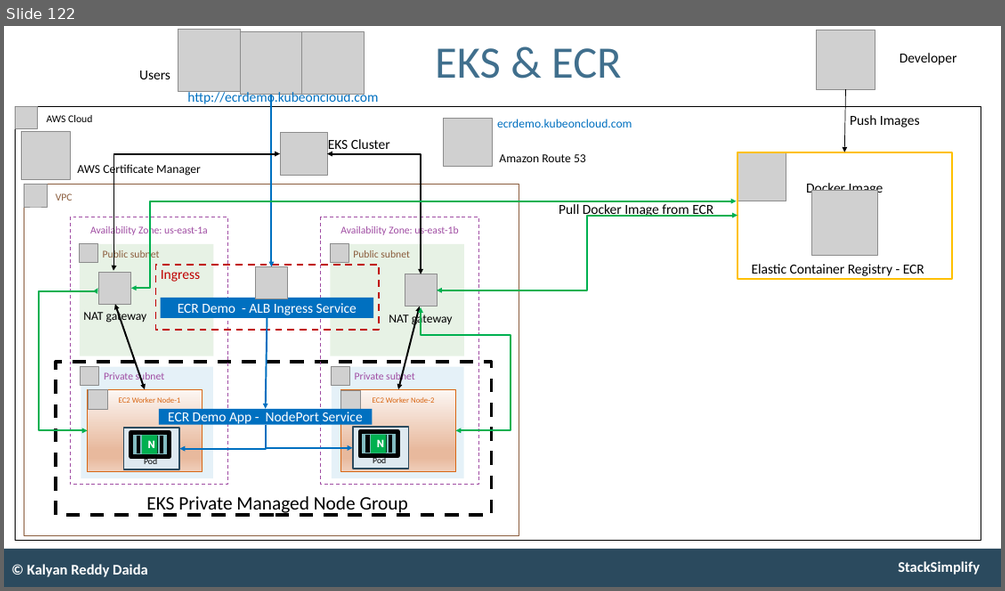
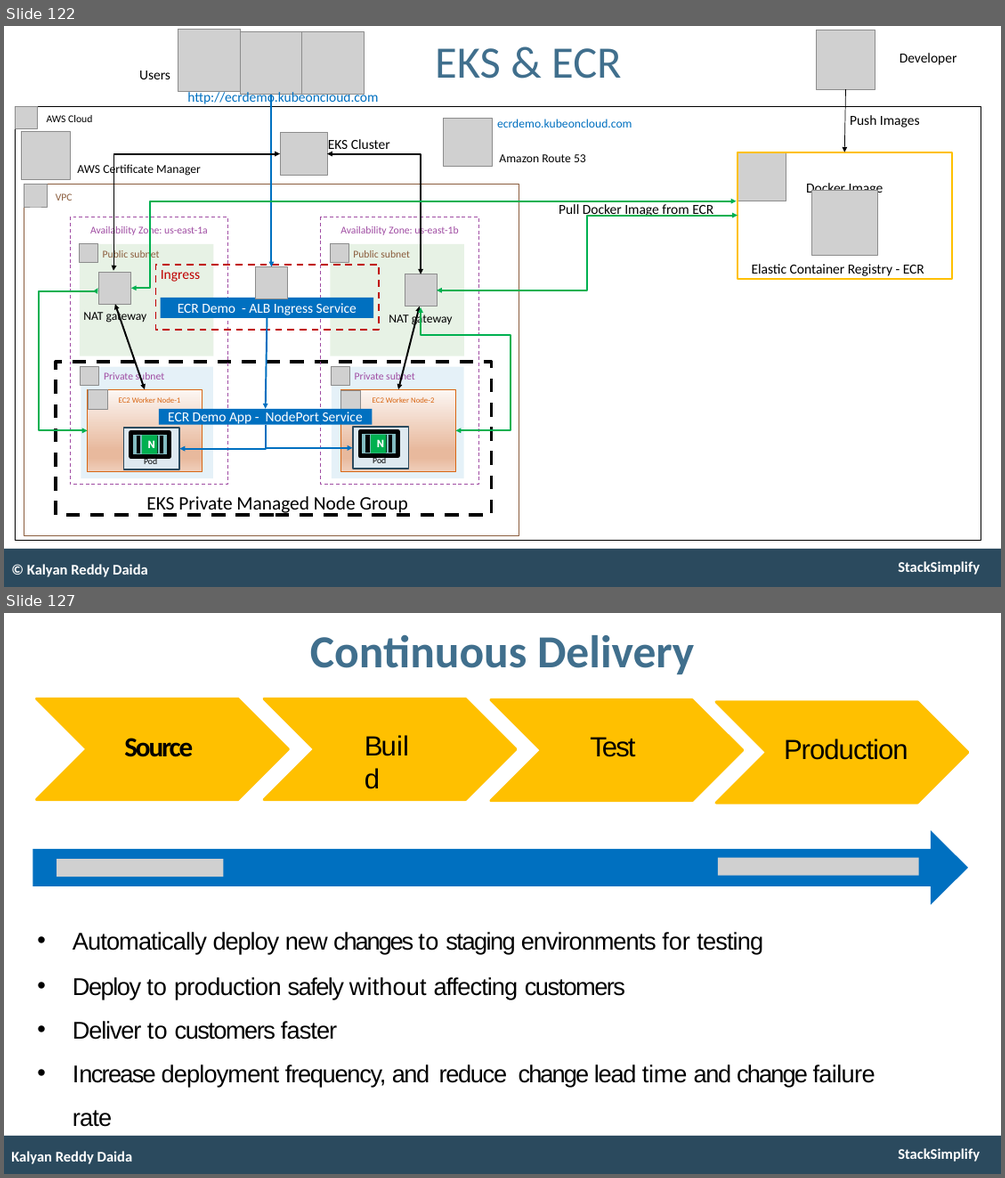
Before and after one commit to Superstar0715/aws-eks-kubernetes-masterclass, a slide deck: presentation/AWS-Fargate-and-EKS-Masterclass.pptx. Shown one above the other, each under a label of ours: slide 122 before the commit, slides 122 and 127 after it; the slides between them are not shown. The pictures are 1005x591 and 1005x1178 pixels, drawn with LibreOffice and Linux fonts; fonts in the diff are those of the drawing; grey boxes stand for pictures. Boxes give left, top, right and bottom in pixels: in the first picture for what was removed or moved away, otherwise in the second. Text is boxed around its words. In the diff, an @@ line names an element or a change of style, - is before the commit and + after.

```diff
--- a/presentation/AWS-Fargate-and-EKS-Masterclass.pptx
+++ b/presentation/AWS-Fargate-and-EKS-Masterclass.pptx
@@ slide 127 added at (4, 613, 1001, 1174), background #FFFFFF; not listed: 2 template elements that a slide beside it also shows @@
@@ text added at (310, 635, 694, 674), 53 pt, text #406F8D, bold @@
+Continuous Delivery
@@ freeform shape added at (36, 699, 288, 800), fill #FFC000, outline #FFC000 3 pt @@
@@ freeform shape added at (264, 699, 516, 800), fill #FFC000, outline #FFC000 3 pt @@
@@ freeform shape added at (491, 699, 743, 801), fill #FFC000, outline #FFC000 3 pt @@
@@ freeform shape added at (716, 702, 968, 803), fill #FFC000, outline #FFC000 3 pt @@
@@ text added at (124, 738, 193, 757), 32 pt, text #000000, bold @@
+Source
@@ text added at (364, 727, 422, 762), 32 pt, text #000000 @@
+Build
@@ text added at (590, 737, 635, 757), 32 pt, text #000000 @@
+Test
@@ text added at (784, 738, 908, 760), 32 pt, text #000000 @@
+Production
@@ freeform shape added at (32, 830, 968, 905), fill #0070C0 @@
@@ picture added at (57, 859, 223, 876) @@
@@ picture added at (718, 858, 919, 876) @@
@@ text added at (73, 932, 875, 1127), 28 pt, text #000000 @@
+• Automatically deploy new changes to staging environments for testing
+• Deploy to production safely without affecting customers
+• Deliver to customers faster
+• Increase deployment frequency, and reduce change lead time and change failure rate
@@ text added at (11, 1151, 133, 1164), 17 pt, text #FFFFFF, bold @@
+Kalyan Reddy Daida
```
Also in this commit, not shown: 1 slide changed, 19 other slides added, 1 other file.
